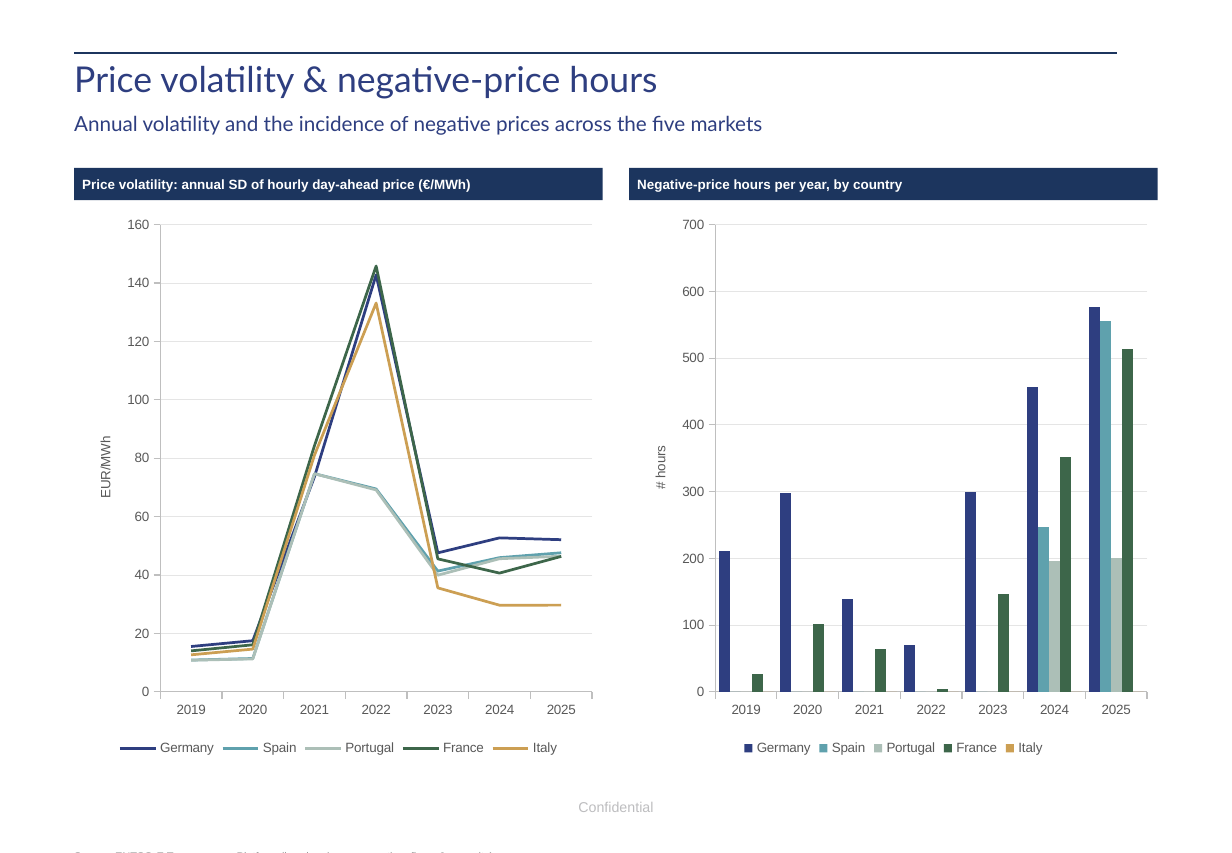
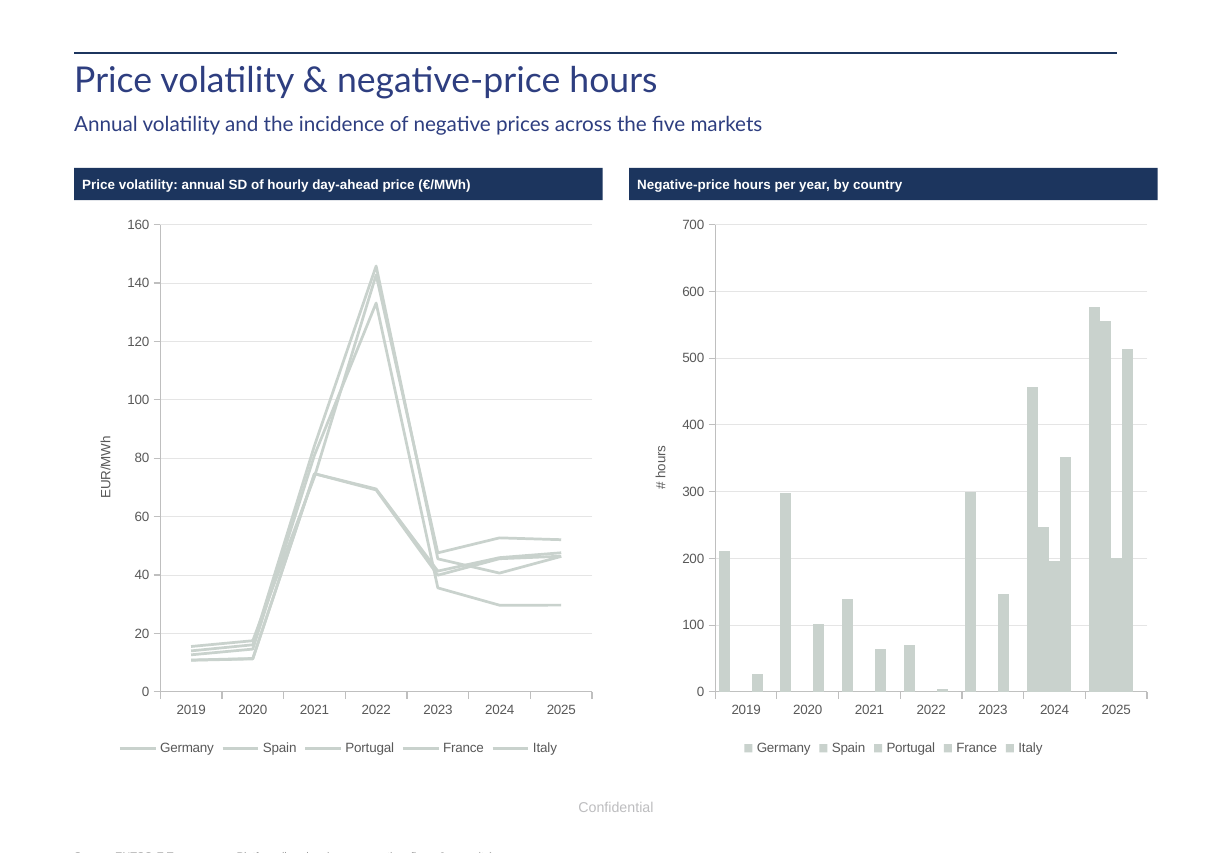
Before and after one commit to Power-Utilities-team/power-price-data, a slide deck: slide 2 of deliverables/HourlyPowerData.pptx. Drawn at 1232x853 pixels with LibreOffice and Linux fonts; fonts in the diff are those of the drawing; background and template pictures are left out. Boxes give left, top, right and bottom in pixels: in the first picture for what was removed or moved away, otherwise in the second. Text is boxed around its words. In the diff, an @@ line names an element or a change of style, - is before the commit and + after.

```diff
--- a/deliverables/HourlyPowerData.pptx
+++ b/deliverables/HourlyPowerData.pptx
@@ line chart at <box>74,207,603,761</box> @@
@@ colour of Germany #2E3E80 to #C9D2CD @@
@@ colour of Spain #5FA1AD to #C9D2CD @@
@@ colour of Portugal #ACBFB7 to #C9D2CD @@
@@ colour of France #3D664A to #C9D2CD @@
@@ colour of Italy #CC9F53 to #C9D2CD @@
@@ category axis changed @@
@@ column chart at <box>629,207,1158,761</box> @@
@@ colour of Germany #2E3E80 to #C9D2CD @@
@@ colour of Spain #5FA1AD to #C9D2CD @@
@@ colour of Portugal #ACBFB7 to #C9D2CD @@
@@ colour of France #3D664A to #C9D2CD @@
@@ colour of Italy #CC9F53 to #C9D2CD @@
@@ category axis changed @@
```
Also in this commit, not shown: 4 other slides changed, 22 other files.
